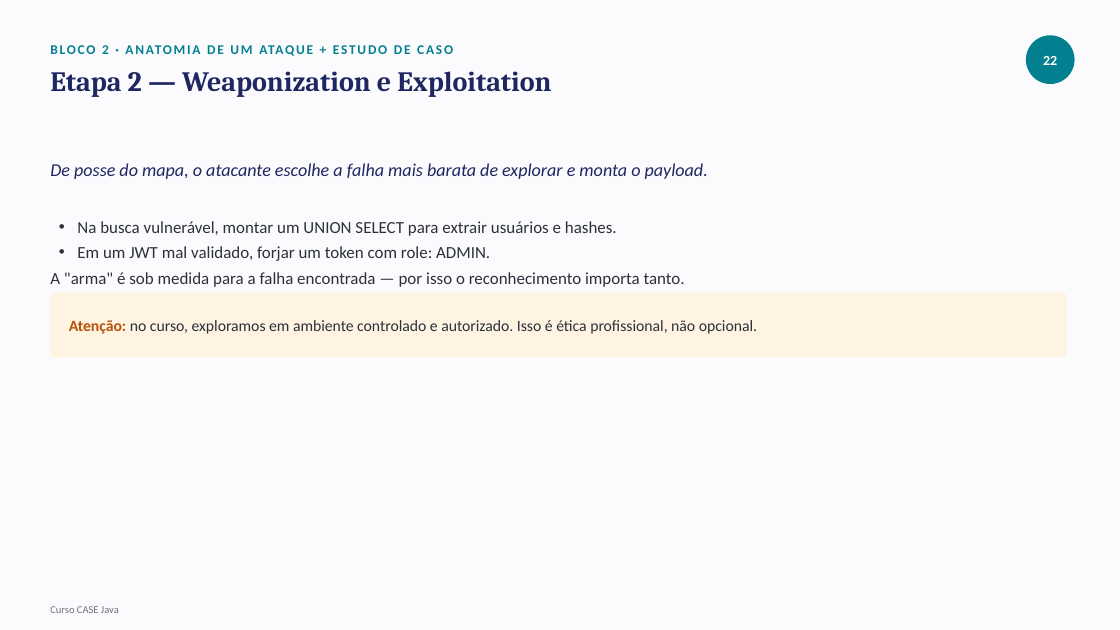
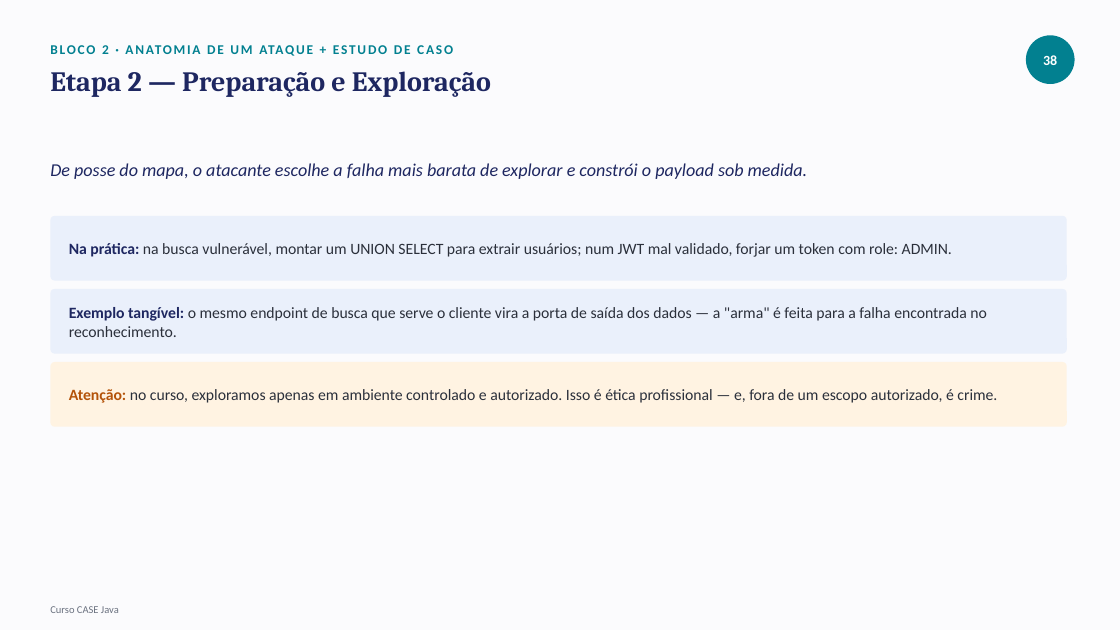
Before and after one commit to tiagocanatelliretechers/curso-case-java, a slide deck: slide 39 of materiais/aula-1/conteudo-aula-1.pptx (slide 23 before the commit). Drawn at 1120x630 pixels with LibreOffice and Linux fonts; fonts in the diff are those of the drawing. Boxes give left, top, right and bottom in pixels: in the first picture for what was removed or moved away, otherwise in the second. Text is boxed around its words. In the diff, an @@ line names an element or a change of style, - is before the commit and + after.

```diff
--- a/materiais/aula-1/conteudo-aula-1.pptx
+++ b/materiais/aula-1/conteudo-aula-1.pptx
@@ text at (x1=1043, y1=55, x2=1057, y2=65): text changed @@
-22
+38
@@ text at (x1=50, y1=71, x2=491, y2=97): text changed @@
-Etapa 2 — Weaponization e Exploitation
+Etapa 2 — Preparação e Exploração
@@ text at (x1=50, y1=163, x2=808, y2=179): text changed @@
-De posse do mapa, o atacante escolhe a falha mais barata de explorar e monta o payload.
+De posse do mapa, o atacante escolhe a falha mais barata de explorar e constrói o payload sob medida.
@@ rounded rectangle resized from (x1=77, y1=221, x2=617, y2=236) to (x1=50, y1=216, x2=1067, y2=281) @@
@@ rounded rectangle at (x1=50, y1=216, x2=1067, y2=281): fill none to #EAF0FB @@
@@ text "Na prática: na busca vulnerável, ..." at (x1=69, y1=243, x2=952, y2=257): vertical alignment top to middle @@
@@ text in rounded rectangle at (x1=77, y1=221, x2=617, y2=236): text removed @@
-• Na busca vulnerável, montar um UNION SELECT para extrair usuários e hashes.
@@ text at (x1=69, y1=243, x2=952, y2=257): text changed; size 14.5 to 13.5 pt @@
-• Em um JWT mal validado, forjar um token com role: ADMIN.
+Na prática: na busca vulnerável, montar um UNION SELECT para extrair usuários; num JWT mal validado, forjar um token com role: ADMIN.
@@ rounded rectangle added at (x1=50, y1=289, x2=1067, y2=354), fill #EAF0FB @@
@@ text "Exemplo tangível: o mesmo endpoint ..." at (x1=69, y1=307, x2=987, y2=337): vertical alignment top to middle @@
@@ text at (x1=69, y1=307, x2=987, y2=337): text changed; size 14.5 to 13.5 pt @@
-A "arma" é sob medida para a falha encontrada — por isso o reconhecimento importa tanto.
+Exemplo tangível: o mesmo endpoint de busca que serve o cliente vira a porta de saída dos dados — a "arma" é feita para a falha encontrada no reconhecimento.
@@ rounded rectangle moved from (x1=50, y1=292, x2=1067, y2=357) to (x1=50, y1=362, x2=1067, y2=427) @@
@@ text at (x1=69, y1=389, x2=997, y2=403): text changed @@
-Atenção: no curso, exploramos em ambiente controlado e autorizado. Isso é ética profissional, não opcional.
+Atenção: no curso, exploramos apenas em ambiente controlado e autorizado. Isso é ética profissional — e, fora de um escopo autorizado, é crime.
```
Also in this commit, not shown: 31 other slides changed, 22 slides added, 5 slides removed, 1 other file.
